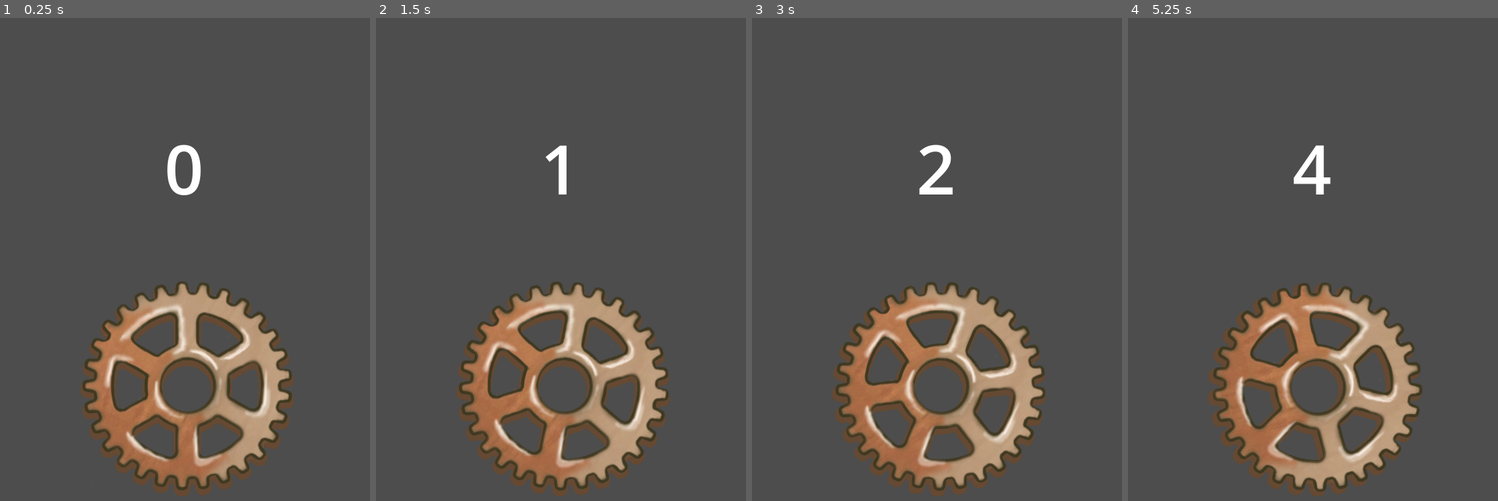
Above: before the commit, frames 1-4 (left to right).
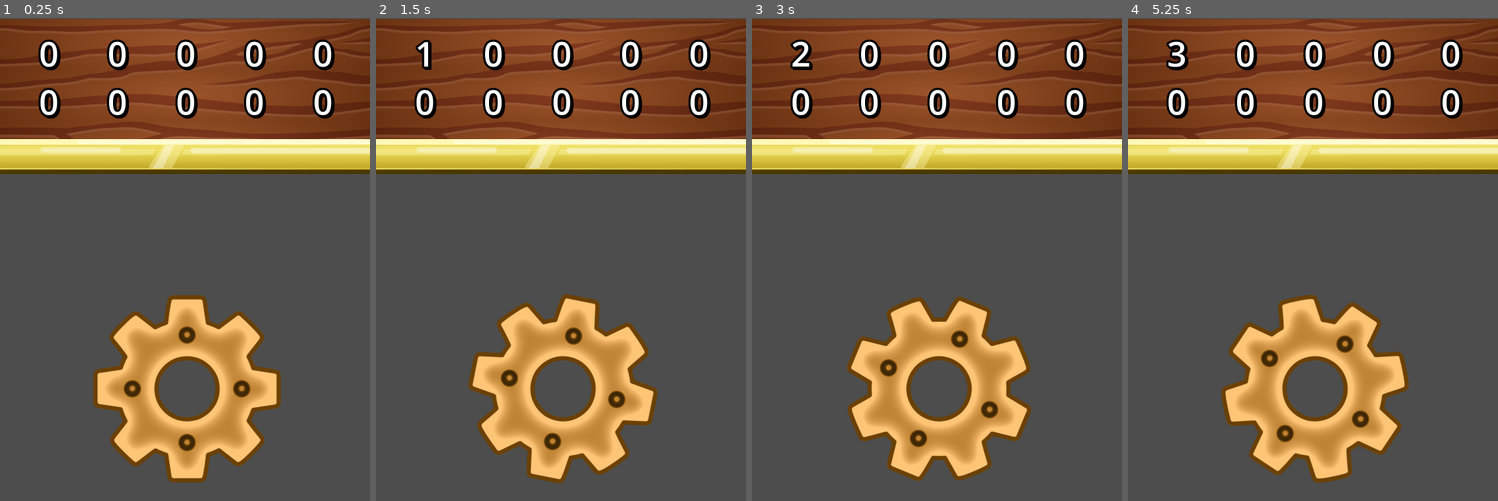
Above: after the commit, the same moments.

Repository: IIS-Mobile/PGiAnUP_zima_2024_stacjonarne_Catblast_Studio
Game: Godot game, scene res://scenes/simple_counter.tscn
The game is run twice, just before and just after one commit, with the same random seed, the same clock (stepped at 60 frames per second) and the same inputs.
Inputs (mouse positions are in pixels of both pictures, inside the frame that each line leads up to):
- Up to frame 1 (0.25 s): no input
- Up to frame 2 (1.5 s): tap Enter at 0.5 s; move the mouse to (642, 264) at 0.52 s; click (642, 264) at 0.67 s; tap Space at 1.25 s; move the mouse to (487, 317) at 1.27 s; click (487, 317) at 1.42 s
- Up to frame 3 (3 s): tap Enter at 2 s; move the mouse to (974, 172) at 2.02 s; click (974, 172) at 2.17 s; tap Space at 2.75 s; move the mouse to (918, 399) at 2.77 s; click (918, 399) at 2.92 s
- Up to frame 4 (5.25 s): tap Enter at 3.5 s; move the mouse to (1424, 375) at 3.52 s; click (1424, 375) at 3.67 s; tap Space at 4.25 s; move the mouse to (1202, 211) at 4.27 s; click (1202, 211) at 4.42 s; move the mouse to (1331, 293) at 5.02 s; click (1331, 293) at 5.17 s

The runs differ from the first frame. In frame 1, 50% of the frame differs, in the area x 0-100%, y 0-100%; in frame 2, 50%; in frame 3, 50%; in frame 4, 50%.

Commit message:
Some ugly UI

Diff:
--- a/scenes/counter.gd
+++ b/scenes/counter.gd
@@ -1,6 +1,6 @@
 extends Node2D
 
-@onready var counter = get_node("Label")
+@onready var counter = get_node("UI/Labels/Label_resource1")
 @onready var icon = get_node("Icon")
 
 func _ready() -> void:
--- a/scenes/simple_counter.tscn
+++ b/scenes/simple_counter.tscn
@@ -1,7 +1,9 @@
-[gd_scene load_steps=3 format=3 uid="uid://cd5s6rl5xqurj"]
+[gd_scene load_steps=5 format=3 uid="uid://cd5s6rl5xqurj"]
 
 [ext_resource type="Script" path="res://scenes/counter.gd" id="1_rj476"]
-[ext_resource type="Texture2D" uid="uid://cv170jtle0k5r" path="res://assets/art/gears/placeholder_gear.png" id="2_nrwtp"]
+[ext_resource type="Texture2D" uid="uid://dpr4i201vh10d" path="res://assets/art/gears/placeholder_gear2.png" id="2_epybh"]
+[ext_resource type="Texture2D" uid="uid://bq470tchb8vjo" path="res://assets/art/ui/wood.jpg" id="3_od6pp"]
+[ext_resource type="Texture2D" uid="uid://cnsteap44dgdy" path="res://assets/art/ui/golden_bar2.png" id="4_1vuel"]
 
 [node name="Node2D" type="Node2D"]
 script = ExtResource("1_rj476")
@@ -9,13 +11,243 @@
 [node name="Icon" type="Sprite2D" parent="."]
 position = Vector2(546, 1084)
 scale = Vector2(1.21852, 1.21852)
-texture = ExtResource("2_nrwtp")
-
-[node name="Label" type="Label" parent="."]
-offset_left = -1.0
-offset_top = 302.0
-offset_right = 1075.0
-offset_bottom = 575.0
-theme_override_font_sizes/font_size = 200
-text = "0"
-horizontal_alignment = 1
+texture = ExtResource("2_epybh")
+
+[node name="UI" type="CanvasLayer" parent="."]
+
+[node name="WoodenBar2" type="Sprite2D" parent="UI"]
+modulate = Color(0.678944, 0.678944, 0.678944, 1)
+z_index = 6
+position = Vector2(536, 181)
+scale = Vector2(0.570312, 0.643761)
+texture = ExtResource("3_od6pp")
+region_enabled = true
+region_rect = Rect2(0, 0, 1920, 553.025)
+
+[node name="GoldenBar2" type="Sprite2D" parent="UI"]
+z_index = 7
+position = Vector2(539.5, 405)
+scale = Vector2(0.57, 0.57)
+texture = ExtResource("4_1vuel")
+
+[node name="Labels" type="Control" parent="UI"]
+layout_mode = 3
+anchors_preset = 0
+offset_top = 35.0
+offset_right = 40.0
+offset_bottom = 75.0
+
+[node name="Label_resource1" type="Label" parent="UI/Labels"]
+z_index = 9
+layout_mode = 1
+anchors_preset = 5
+anchor_left = 0.5
+anchor_right = 0.5
+offset_left = 80.0
+offset_right = 166.0
+offset_bottom = 205.0
+grow_horizontal = 2
+theme_override_colors/font_color = Color(1, 1, 1, 1)
+theme_override_colors/font_shadow_color = Color(0, 0, 0, 1)
+theme_override_colors/font_outline_color = Color(0, 0, 0, 1)
+theme_override_constants/shadow_offset_x = 5
+theme_override_constants/shadow_offset_y = 5
+theme_override_constants/outline_size = 25
+theme_override_constants/shadow_outline_size = 20
+theme_override_font_sizes/font_size = 100
+text = "0"
+horizontal_alignment = 1
+
+[node name="Label_resource2" type="Label" parent="UI/Labels"]
+z_index = 9
+layout_mode = 1
+anchors_preset = 5
+anchor_left = 0.5
+anchor_right = 0.5
+offset_left = 280.0
+offset_right = 366.0
+offset_bottom = 205.0
+grow_horizontal = 2
+theme_override_colors/font_color = Color(1, 1, 1, 1)
+theme_override_colors/font_shadow_color = Color(0, 0, 0, 1)
+theme_override_colors/font_outline_color = Color(0, 0, 0, 1)
+theme_override_constants/shadow_offset_x = 5
+theme_override_constants/shadow_offset_y = 5
+theme_override_constants/outline_size = 25
+theme_override_constants/shadow_outline_size = 20
+theme_override_font_sizes/font_size = 100
+text = "0"
+horizontal_alignment = 1
+
+[node name="Label_resource3" type="Label" parent="UI/Labels"]
+z_index = 9
+layout_mode = 1
+anchors_preset = 5
+anchor_left = 0.5
+anchor_right = 0.5
+offset_left = 480.0
+offset_right = 566.0
+offset_bottom = 205.0
+grow_horizontal = 2
+theme_override_colors/font_color = Color(1, 1, 1, 1)
+theme_override_colors/font_shadow_color = Color(0, 0, 0, 1)
+theme_override_colors/font_outline_color = Color(0, 0, 0, 1)
+theme_override_constants/shadow_offset_x = 5
+theme_override_constants/shadow_offset_y = 5
+theme_override_constants/outline_size = 25
+theme_override_constants/shadow_outline_size = 20
+theme_override_font_sizes/font_size = 100
+text = "0"
+horizontal_alignment = 1
+
+[node name="Label_resource4" type="Label" parent="UI/Labels"]
+z_index = 9
+layout_mode = 1
+anchors_preset = 5
+anchor_left = 0.5
+anchor_right = 0.5
+offset_left = 680.0
+offset_right = 766.0
+offset_bottom = 205.0
+grow_horizontal = 2
+theme_override_colors/font_color = Color(1, 1, 1, 1)
+theme_override_colors/font_shadow_color = Color(0, 0, 0, 1)
+theme_override_colors/font_outline_color = Color(0, 0, 0, 1)
+theme_override_constants/shadow_offset_x = 5
+theme_override_constants/shadow_offset_y = 5
+theme_override_constants/outline_size = 25
+theme_override_constants/shadow_outline_size = 20
+theme_override_font_sizes/font_size = 100
+text = "0"
+horizontal_alignment = 1
+
+[node name="Label_resource5" type="Label" parent="UI/Labels"]
+z_index = 9
+layout_mode = 1
+anchors_preset = 5
+anchor_left = 0.5
+anchor_right = 0.5
+offset_left = 880.0
+offset_right = 966.0
+offset_bottom = 205.0
+grow_horizontal = 2
+theme_override_colors/font_color = Color(1, 1, 1, 1)
+theme_override_colors/font_shadow_color = Color(0, 0, 0, 1)
+theme_override_colors/font_outline_color = Color(0, 0, 0, 1)
+theme_override_constants/shadow_offset_x = 5
+theme_override_constants/shadow_offset_y = 5
+theme_override_constants/outline_size = 25
+theme_override_constants/shadow_outline_size = 20
+theme_override_font_sizes/font_size = 100
+text = "0"
+horizontal_alignment = 1
+
+[node name="Label_resource6" type="Label" parent="UI/Labels"]
+z_index = 9
+layout_mode = 1
+anchors_preset = 5
+anchor_left = 0.5
+anchor_right = 0.5
+offset_left = 80.0
+offset_top = 141.0
+offset_right = 166.0
+offset_bottom = 346.0
+grow_horizontal = 2
+theme_override_colors/font_color = Color(1, 1, 1, 1)
+theme_override_colors/font_shadow_color = Color(0, 0, 0, 1)
+theme_override_colors/font_outline_color = Color(0, 0, 0, 1)
+theme_override_constants/shadow_offset_x = 5
+theme_override_constants/shadow_offset_y = 5
+theme_override_constants/outline_size = 25
+theme_override_constants/shadow_outline_size = 20
+theme_override_font_sizes/font_size = 100
+text = "0"
+horizontal_alignment = 1
+
+[node name="Label_resource7" type="Label" parent="UI/Labels"]
+z_index = 9
+layout_mode = 1
+anchors_preset = 5
+anchor_left = 0.5
+anchor_right = 0.5
+offset_left = 280.0
+offset_top = 141.0
+offset_right = 366.0
+offset_bottom = 346.0
+grow_horizontal = 2
+theme_override_colors/font_color = Color(1, 1, 1, 1)
+theme_override_colors/font_shadow_color = Color(0, 0, 0, 1)
+theme_override_colors/font_outline_color = Color(0, 0, 0, 1)
+theme_override_constants/shadow_offset_x = 5
+theme_override_constants/shadow_offset_y = 5
+theme_override_constants/outline_size = 25
+theme_override_constants/shadow_outline_size = 20
+theme_override_font_sizes/font_size = 100
+text = "0"
+horizontal_alignment = 1
+
+[node name="Label_resource8" type="Label" parent="UI/Labels"]
+z_index = 9
+layout_mode = 1
+anchors_preset = 5
+anchor_left = 0.5
+anchor_right = 0.5
+offset_left = 480.0
+offset_top = 141.0
+offset_right = 566.0
+offset_bottom = 346.0
+grow_horizontal = 2
+theme_override_colors/font_color = Color(1, 1, 1, 1)
+theme_override_colors/font_shadow_color = Color(0, 0, 0, 1)
+theme_override_colors/font_outline_color = Color(0, 0, 0, 1)
+theme_override_constants/shadow_offset_x = 5
+theme_override_constants/shadow_offset_y = 5
+theme_override_constants/outline_size = 25
+theme_override_constants/shadow_outline_size = 20
+theme_override_font_sizes/font_size = 100
+text = "0"
+horizontal_alignment = 1
+
+[node name="Label_resource9" type="Label" parent="UI/Labels"]
+z_index = 9
+layout_mode = 1
+anchors_preset = 5
+anchor_left = 0.5
+anchor_right = 0.5
+offset_left = 680.0
+offset_top = 141.0
+offset_right = 766.0
+offset_bottom = 346.0
+grow_horizontal = 2
+theme_override_colors/font_color = Color(1, 1, 1, 1)
+theme_override_colors/font_shadow_color = Color(0, 0, 0, 1)
+theme_override_colors/font_outline_color = Color(0, 0, 0, 1)
+theme_override_constants/shadow_offset_x = 5
+theme_override_constants/shadow_offset_y = 5
+theme_override_constants/outline_size = 25
+theme_override_constants/shadow_outline_size = 20
+theme_override_font_sizes/font_size = 100
+text = "0"
+horizontal_alignment = 1
+
+[node name="Label_resource10" type="Label" parent="UI/Labels"]
+z_index = 9
+layout_mode = 1
+anchors_preset = 5
+anchor_left = 0.5
+anchor_right = 0.5
+offset_left = 880.0
+offset_top = 141.0
+offset_right = 966.0
+offset_bottom = 346.0
+grow_horizontal = 2
+theme_override_colors/font_color = Color(1, 1, 1, 1)
+theme_override_colors/font_shadow_color = Color(0, 0, 0, 1)
+theme_override_colors/font_outline_color = Color(0, 0, 0, 1)
+theme_override_constants/shadow_offset_x = 5
+theme_override_constants/shadow_offset_y = 5
+theme_override_constants/outline_size = 25
+theme_override_constants/shadow_outline_size = 20
+theme_override_font_sizes/font_size = 100
+text = "0"
+horizontal_alignment = 1
Binary file added: assets/art/gears/placeholder_gear2.png
Not shown, added: assets/art/gears/placeholder_gear2.png.import
Binary file added: assets/art/ui/golden_bar1.png
Not shown, added: assets/art/ui/golden_bar1.png.import
Binary file added: assets/art/ui/golden_bar2.png
Not shown, added: assets/art/ui/golden_bar2.png.import
Binary file added: assets/art/ui/wood.jpg
Not shown, added: assets/art/ui/wood.jpg.import
